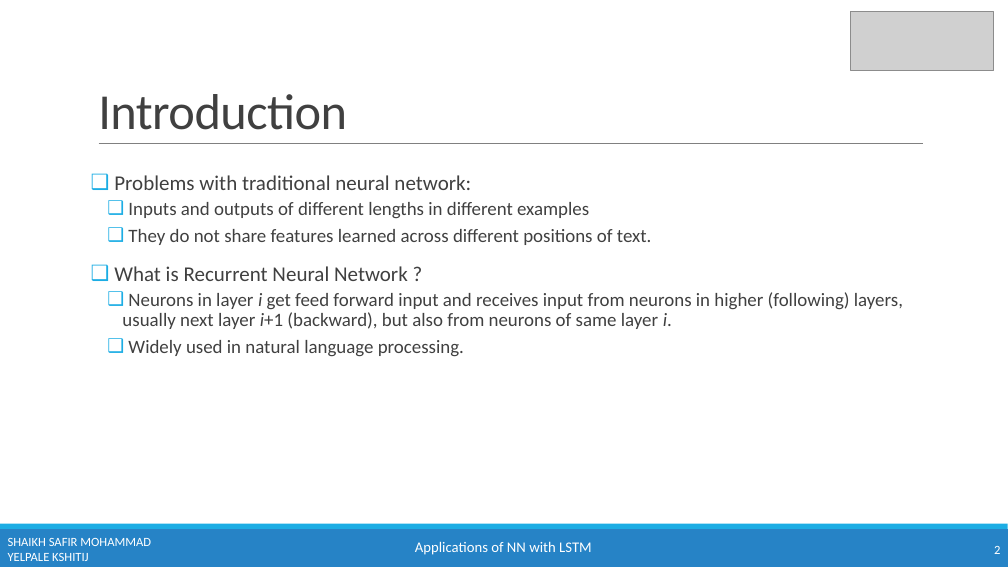
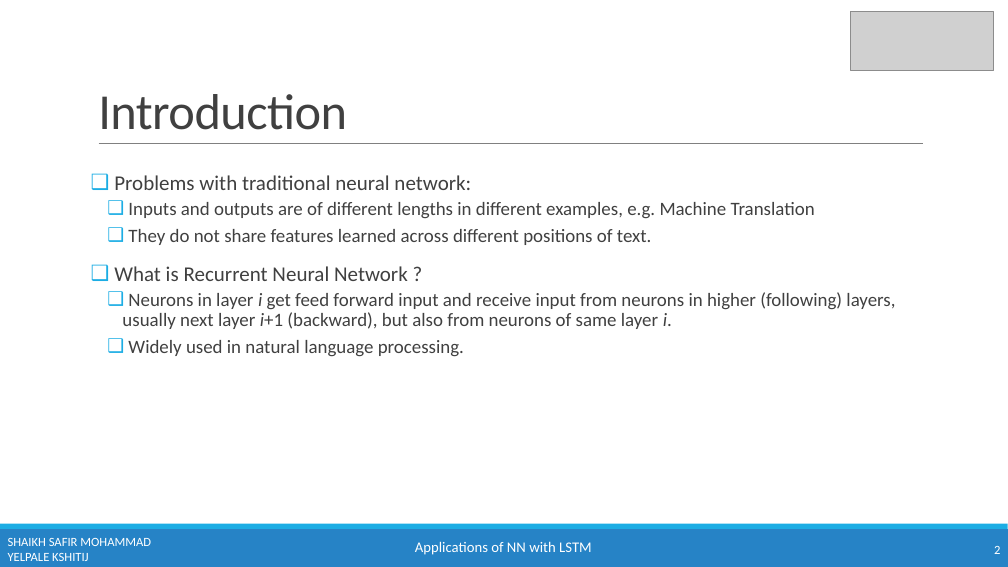
Before and after one commit to kshitijyelpale/LFD-Application-of-NN-in-LSTM, a slide deck: slide 2 of Documentation/LSTM Presentation.pptx. Drawn at 1008x567 pixels with LibreOffice and Linux fonts; fonts in the diff are those of the drawing; grey boxes stand for pictures. Boxes give left, top, right and bottom in pixels: in the first picture for what was removed or moved away, otherwise in the second. Text is boxed around its words. In the diff, an @@ line names an element or a change of style, - is before the commit and + after.

```diff
--- a/Documentation/LSTM Presentation.pptx
+++ b/Documentation/LSTM Presentation.pptx
@@ text at [128,202,815,218]: text changed @@
-  ❑ Inputs and outputs of different lengths in different examples
+  ❑ Inputs and outputs are of different lengths in different examples, e.g. Machine Translation
@@ text at [122,292,895,329]: text changed @@
-  ❑ Neurons in layer i get feed forward input and receives input from neurons in higher (following) layers, usually next layer i+1 (backward), but also from neurons of same layer i.
+  ❑ Neurons in layer i get feed forward input and receive input from neurons in higher (following) layers, usually next layer i+1 (backward), but also from neurons of same layer i.
```
Also in this commit, not shown: 14 other slides changed, 1 slide added.
